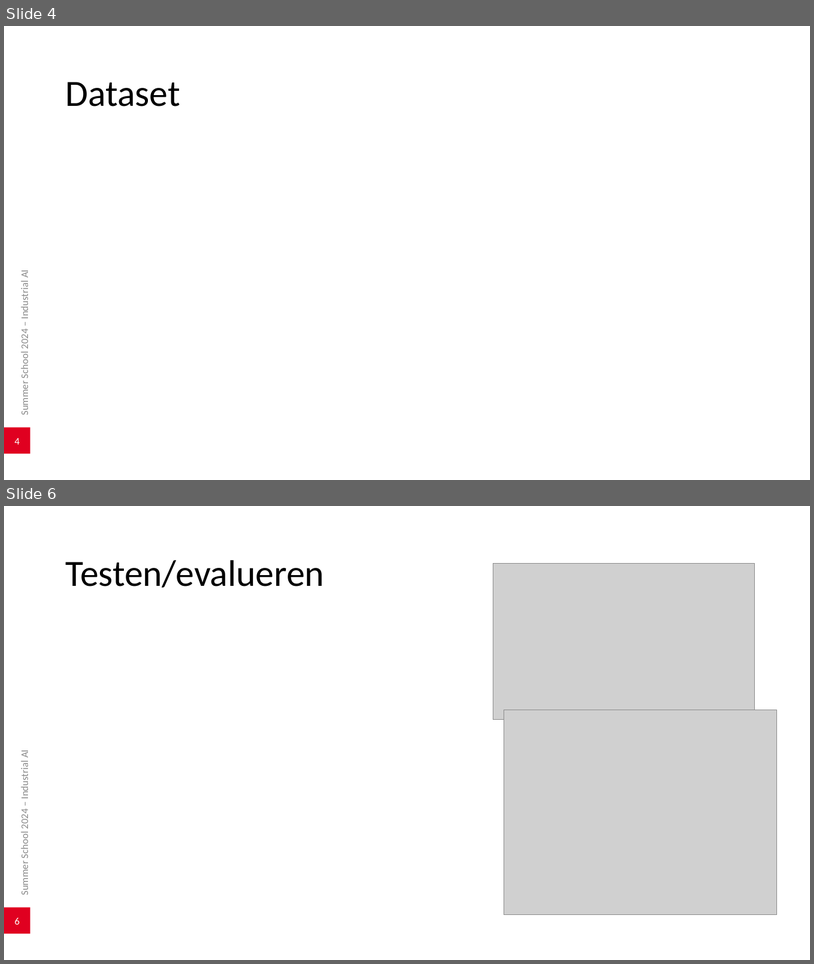
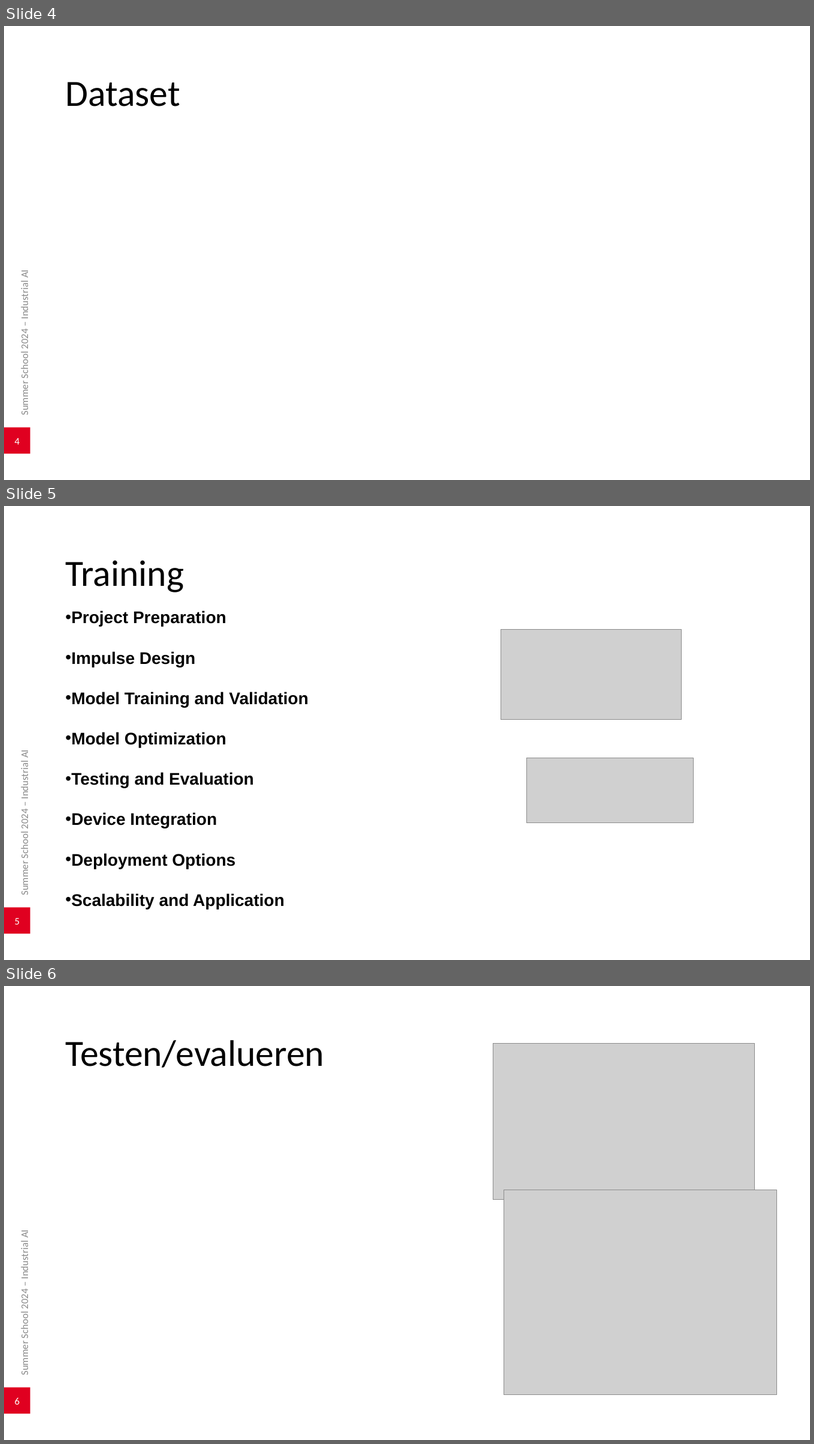
Before and after one commit to vives-project-xp/GreenhouseWaterkersAI, a slide deck: PowerPoint Vives Brugge.pptx. Shown one above the other, each under a label of ours: slides 4 and 6 before the commit, slides 4, 5 and 6 after it; the slides between them are not shown. The pictures are 814x964 and 814x1444 pixels, drawn with LibreOffice and Linux fonts; fonts in the diff are those of the drawing; grey boxes stand for pictures; background and template pictures are left out. Boxes give left, top, right and bottom in pixels: in the first picture for what was removed or moved away, otherwise in the second. Text is boxed around its words. In the diff, an @@ line names an element or a change of style, - is before the commit and + after.

```diff
--- a/PowerPoint Vives Brugge.pptx
+++ b/PowerPoint Vives Brugge.pptx
@@ slide 5 added at (x1=4, y1=506, x2=810, y2=960), background #FFFFFF; not listed: 2 template elements that a slide beside it also shows @@
@@ title added at (x1=65, y1=560, x2=184, y2=592), 44 pt, text #000000 @@
+Training
@@ text added at (x1=71, y1=610, x2=308, y2=909), 20 pt, text #000000, bold @@
+• Project Preparation
+• Impulse Design
+• Model Training and Validation
+• Model Optimization
+• Testing and Evaluation
+• Device Integration
+• Deployment Options
+• Scalability and Application
@@ picture added at (x1=501, y1=630, x2=682, y2=720) @@
@@ picture added at (x1=527, y1=758, x2=693, y2=823) @@
```
Also in this commit, not shown: 1 slide changed, 2 slides removed.
